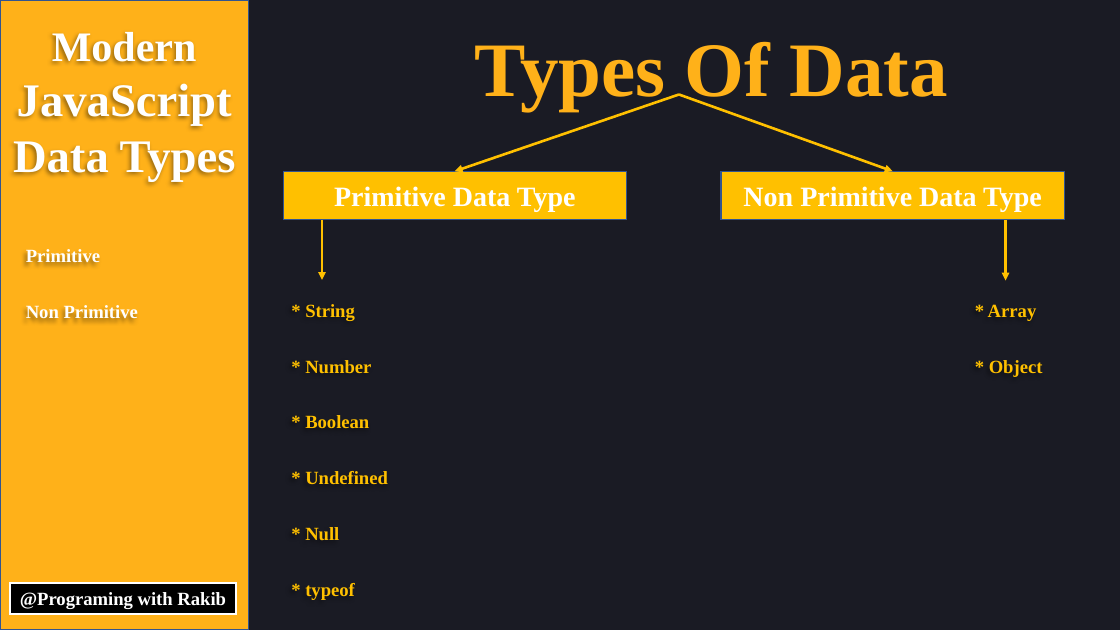
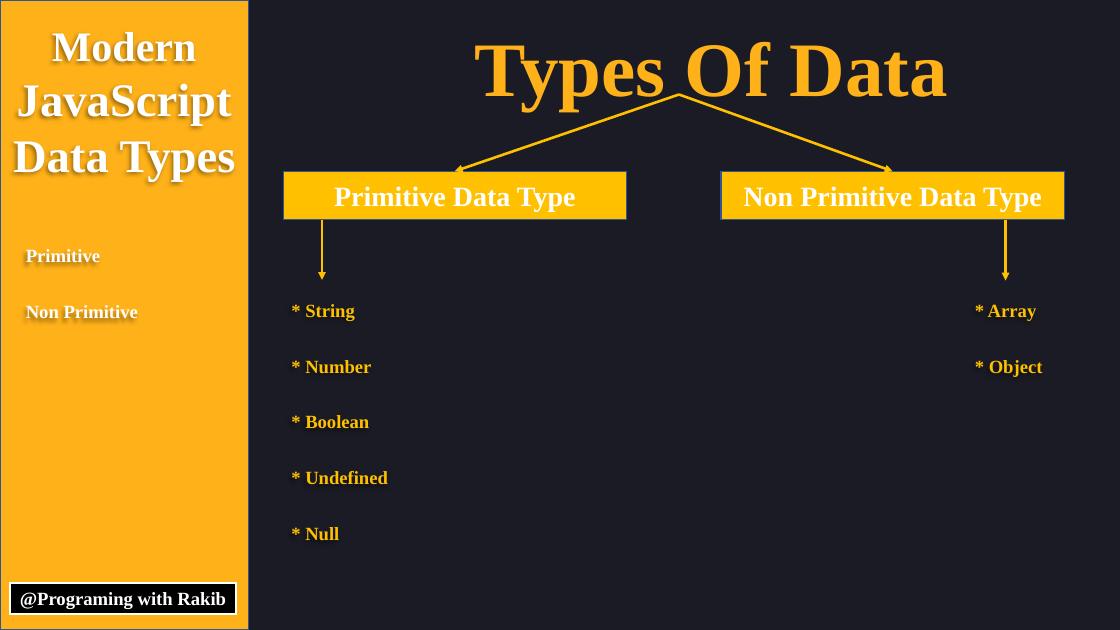
Before and after one commit to rakibmiah99/tutorial-resource, a slide deck: slide 2 of Javascript/data_types.pptx. Drawn at 1120x630 pixels with LibreOffice and Linux fonts; fonts in the diff are those of the drawing. Boxes give left, top, right and bottom in pixels: in the first picture for what was removed or moved away, otherwise in the second. Text is boxed around its words. In the diff, an @@ line names an element or a change of style, - is before the commit and + after.

```diff
--- a/Javascript/data_types.pptx
+++ b/Javascript/data_types.pptx
@@ text at [305, 583, 355, 600]: paragraph removed @@
-* typeof
```
Also in this commit, not shown: 1 other slide changed, 13 other files.
